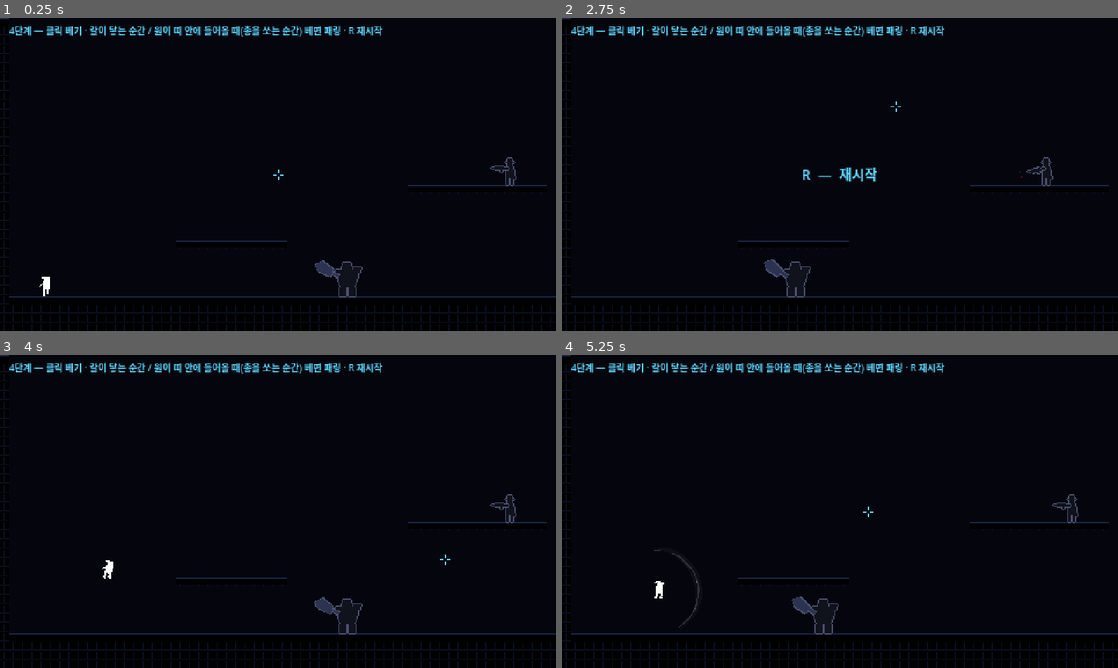
Above: before the commit, frames 1-4 (two rows, left to right).
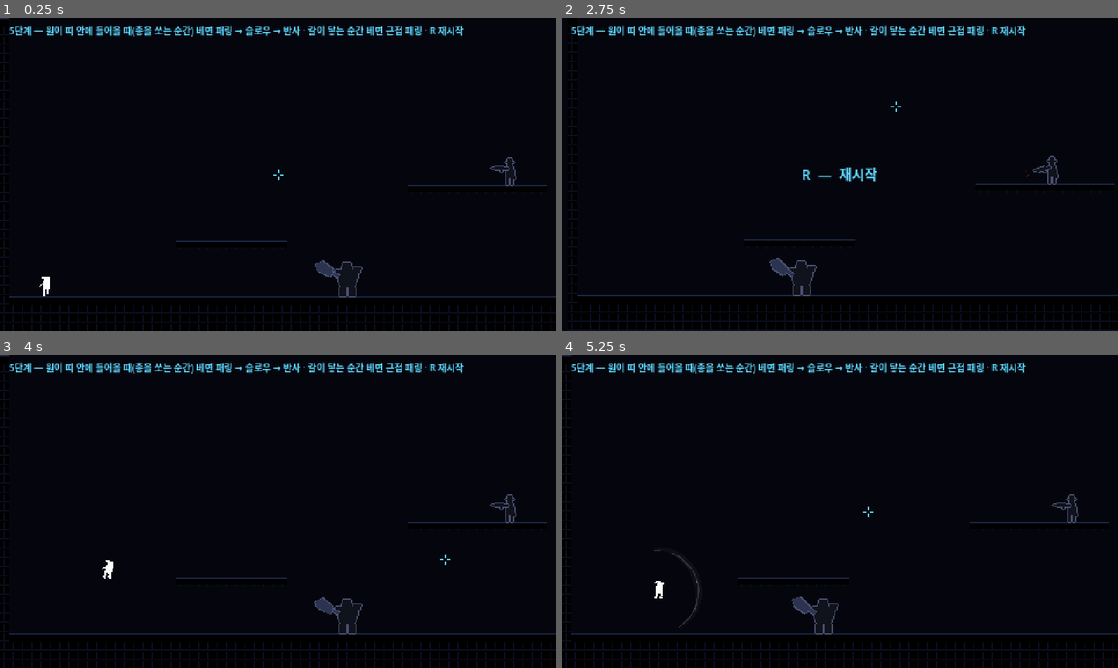
Above: after the commit, the same moments.

Repository: sinsiu60/vampire
Game: Godot game, scene res://scenes/Main.tscn
Two runs of this game, one before a commit and one after it. Both use one fixed random seed, a clock stepped at 60 frames per second and the inputs below.
Inputs (mouse positions are in pixels of both pictures, inside the frame that each line leads up to):
- Up to frame 1 (0.25 s): no input
- Up to frame 2 (2.75 s): tap Enter at 0.5 s; move the mouse to (962, 158) at 0.52 s; hold Space (jump) 0.53-1.28 s; hold D (move_right) 0.53-2.03 s; click (962, 158) at 0.6 s; move the mouse to (728, 190) at 1.27 s; tap Space (jump) at 1.35, 1.52, 1.82 s; click (728, 190) at 1.55 s; move the mouse to (895, 105) at 2.02 s; hold A (move_left) from 2.03 s (still down); hold Space (jump) from 2.03 s (still down); click (895, 105) at 2.1 s
- Up to frame 3 (4 s): move the mouse to (250, 574) at 2.77 s; release A (move_left) at 2.78 s; release Space (jump) at 2.78 s; hold D (move_right) from 2.78 s (still down); click (250, 574) at 2.85 s; tap Space (jump) at 3.02, 3.32 s; tap R (restart) at 3.5 s; move the mouse to (444, 558) at 3.52 s; hold Space (jump) from 3.53 s (still down)
- Up to frame 4 (5.25 s): move the mouse to (673, 464) at 4.27 s; release D (move_right) at 4.28 s; release Space (jump) at 4.28 s; hold A (move_left) 4.28-5.03 s; click (673, 464) at 4.35 s; tap Space (jump) at 4.52, 4.82 s; move the mouse to (867, 511) at 5.02 s; hold D (move_right) from 5.03 s (still down); hold Space (jump) from 5.03 s (still down); click (867, 511) at 5.1 s

The runs differ from the first frame. In frame 1, 1.5% of the frame differs, in the area x 1-84%, y 2-6%; in frame 2, 6.5%, in the area x 0-100%, y 0-100%; in frame 3, 1.5%; in frame 4, 1.5%.

Commit message:
BLANK 5단계: 패링 슬로우 시퀀스 + 화면 효과 셰이더
- ParrySeq: 0.15초 감속(1.0→0.1) → 0.45초 유지 → time_return.wav 길이(0.935초) 동안 ease-in 복귀,
  time_return 이 끝나는 틱(92틱)에 반사탄 명중. slowmo_in / slowmo_loop / time_return 타이밍과 페이드,
  게임 시간에 맞춰 뻗어가는 반사 궤적, 시퀀스 중 입력 잠금·무적, 총잡이 발사 보류, 사망 시 취소
- Engine.time_scale 이 다음 틱부터 적용되는 점을 맞춰 틱 k 에 scale_at(k+1) 설정 (월드 시간 프로토타입과 일치)
- ScreenFX 셰이더 (CanvasLayer, 월드 위 · HUD 아래): 채도 40% 감소 · 비네트 60% · 흰 섬광 1프레임
- 패링 공통 연출: 히트스톱 6틱 · 섬광 · 충격파 링 2겹 · 방향성 흔들림 10px · 불꽃 (근접 패링도 같음)
- 시간 복귀 동안 카메라 줌 1.06, 명중 후 16틱 동안 복구. 사망 흔들림 5px

Co-Authored-By: Claude Opus 5.5 <noreply@anthropic.com>
Claude-Session: https://claude.ai/code/session_01Hw7CUmAL3io1FzSxzDnmmR

Diff:
--- a/blank/scenes/Main.tscn
+++ b/blank/scenes/Main.tscn
@@ -6,6 +6,8 @@
 [ext_resource type="Script" path="res://scripts/Crosshair.gd" id="4_cross"]
 [ext_resource type="PackedScene" path="res://scenes/Effects.tscn" id="5_fx"]
 [ext_resource type="Script" path="res://scripts/OffscreenIndicators.gd" id="6_off"]
+[ext_resource type="Script" path="res://scripts/ParrySeq.gd" id="7_seq"]
+[ext_resource type="Script" path="res://scripts/ScreenFX.gd" id="8_sfx"]
 
 [node name="Main" type="Node2D"]
 script = ExtResource("1_main")
@@ -16,7 +18,24 @@
 
 [node name="Effects" parent="." instance=ExtResource("5_fx")]
 
+[node name="ParrySeq" type="Node2D" parent="."]
+z_index = 11
+script = ExtResource("7_seq")
+
+[node name="ScreenFX" type="CanvasLayer" parent="."]
+
+[node name="Rect" type="ColorRect" parent="ScreenFX"]
+visible = false
+anchors_preset = 15
+anchor_right = 1.0
+anchor_bottom = 1.0
+grow_horizontal = 2
+grow_vertical = 2
+mouse_filter = 2
+script = ExtResource("8_sfx")
+
 [node name="HUD" type="CanvasLayer" parent="."]
+layer = 2
 
 [node name="Offscreen" type="Control" parent="HUD"]
 layout_mode = 3
@@ -35,7 +54,7 @@
 offset_bottom = 20.0
 theme_override_colors/font_color = Color(0.372549, 0.847059, 1, 1)
 theme_override_font_sizes/font_size = 8
-text = "4단계 — 클릭 베기 · 칼이 닿는 순간 / 원이 띠 안에 들어올 때(총을 쏘는 순간) 베면 패링 · R 재시작"
+text = "5단계 — 원이 띠 안에 들어올 때(총을 쏘는 순간) 베면 패링 → 슬로우 → 반사 · 칼이 닿는 순간 베면 근접 패링 · R 재시작"
 
 [node name="Crosshair" type="Control" parent="HUD"]
 layout_mode = 3
--- a/blank/scripts/Effects.gd
+++ b/blank/scripts/Effects.gd
@@ -4,11 +4,13 @@
 ## - 탄 궤적·총구 섬광: 실제 시간 프레임 수만큼 (히트스톱 중에도 보임)
 ## - 불꽃 파티클: 월드 시간 (히트스톱이면 멈춤)
 ## - 발사 타이밍 원 (Approach Circle): 조준 중인 총잡이마다 총구에 그림 + 발사 번쩍 / 패링 성공 퍼짐
-## (빛줄기·피·조각·충격파 링 등 킬 연출은 6단계에서 여기에 추가)
+## - 충격파 링: 월드 시간 (패링 칼 끝)
+## (빛줄기·피·조각 등 킬 연출은 6단계에서 여기에 추가)
 
 var _tracers: Array = []         # { a, b, width, color, frames, f, muzzle }
 var _sparks: Array = []          # { pos, vel, life, max, color }
 var _approach_fx: Array = []     # { kind: "flash" | "success", pos, f }
+var _rings: Array = []           # { pos, radius, time, t, width, color }
 
 
 func _ready() -> void:
@@ -27,6 +29,11 @@
 		var v := speed * randf_range(0.35, 1.0)
 		var l := life * randf_range(0.6, 1.0)
 		_sparks.append({ "pos": pos, "vel": Vector2.from_angle(a) * v, "life": l, "max": l, "color": color })
+
+
+## 처음에 확 퍼지고 감속하는 원 (3 → radius)
+func ring(pos: Vector2, radius: float, time: float, width: float, color: Color) -> void:
+	_rings.append({ "pos": pos, "radius": radius, "time": time, "t": 0.0, "width": width, "color": color })
 
 
 func approach_flash(pos: Vector2) -> void:
@@ -54,6 +61,9 @@
 			s.vel *= 0.96
 			s.pos += s.vel * delta
 		_sparks = _sparks.filter(func(s): return s.life > 0.0)
+		for r in _rings:
+			r.t += delta
+		_rings = _rings.filter(func(r): return r.t < r.time)
 	queue_redraw()
 
 
@@ -117,6 +127,16 @@
 		var c: Color = s.color
 		c.a = minf(1.0, s.life / s.max * 1.5)
 		draw_rect(Rect2(s.pos.round(), Vector2.ONE), c)
+	# 충격파 링
+	for r in _rings:
+		var u: float = r.t / r.time
+		var e := 1.0 - pow(1.0 - u, 3.0)
+		var rad: float = 3.0 + (r.radius - 3.0) * e
+		var w: float = maxf(1.0, r.width * (1.0 - u))
+		var c: Color = r.color
+		c.a = 1.0 - u * u
+		draw_arc(r.pos, rad, 0.0, TAU, 48, Color(c, c.a * 0.3), w + 3.0)   # 빛 번짐
+		draw_arc(r.pos, rad, 0.0, TAU, 48, c, w)
 	# 발사 타이밍 원: 화면 안의 조준 중인 총잡이 (다음 발사만 100%, 나머지 50%)
 	var next := next_shooter(get_tree())
 	for g in get_tree().get_nodes_in_group("gunners"):
--- a/blank/scripts/Main.gd
+++ b/blank/scripts/Main.gd
@@ -2,17 +2,23 @@
 ## 메인: 방·플레이어 배치, 카메라, 전투 판정, 사격(히트스캔)·타이밍 패링, 사망·클리어·즉시 재시작.
 ## 이 노드는 플레이어·적보다 늦게 물리 틱을 받는다 (process_physics_priority) → 모두 움직인 뒤 판정.
 ## 총잡이는 group "game" 으로 이 노드를 찾아 raycast_wall / should_hold_aim / fire_shot 을 부른다.
+## 화면 흔들림·줌·섬광은 실제 시간 (히트스톱·슬로우 중에도 재생).
 
 @onready var room: Room = $Room
 @onready var player: Player = $Player
 @onready var camera: Camera2D = $Player/Camera
 @onready var effects: Effects = $Effects
+@onready var seq: ParrySeq = $ParrySeq
+@onready var screen_fx: ScreenFX = $ScreenFX/Rect
 @onready var state_label: Label = $HUD/State
 @onready var fade: ColorRect = $HUD/Fade
 
 var game_state := "play"          # play | dead | clear
 var pending_shots: Array = []     # 플레이어에 닿아 패링 입력을 기다리는 탄 { shooter, muzzle, fire_t, angle, parryable, done }
-var seq_active := false           # 패링 슬로우 시퀀스 중 (5단계) — 그동안 총잡이는 발사를 미룸
+var seq_active: bool:             # 패링 슬로우 시퀀스 중 — 그동안 총잡이는 발사를 미루고, 플레이어는 입력 잠금
+	get: return seq.active
+var zoom := 1.0                   # 시간 복귀 동안 살짝 줌인 → 명중 후 ZOOM_OUT_FRAMES 동안 원상복구
+var _shake := { "amp": 0.0, "time": 0.0, "t": 0.0, "angle": 0.0 }   # 방향성 흔들림 (패링·사망)
 
 
 func _ready() -> void:
@@ -21,6 +27,8 @@
 	TimeManager.reset()
 	player.global_position = room.spawn_position()
 	player.died.connect(_on_player_died)
+	seq.finished.connect(_on_seq_finished)
+	screen_fx.seq = seq
 	var size := room.size_px()
 	camera.limit_left = 0
 	camera.limit_top = 0
@@ -52,6 +60,8 @@
 
 
 func _physics_process(_delta: float) -> void:
+	_update_shake(1.0 / Config.fps)
+	_update_zoom()
 	if TimeManager.frozen:
 		return
 	_resolve_shots()
@@ -60,6 +70,42 @@
 		game_state = "clear"
 		Audio.clear()
 		state_label.text = "CLEAR\n방의 적을 모두 처치했다 · R 다시 하기"
+
+
+# ================================================================ 흔들림 · 줌 (실제 시간)
+## 방향성 흔들림 엔벨로프: 공격 방향으로 확 밀렸다가 (1-k)² 로 되돌아옴. 끝에 반대쪽으로 살짝 넘어감
+func _shake_envelope(k: float) -> float:
+	return pow(1.0 - k, 2.0) * cos(k * PI * Config.juice.SHAKE_OVERSHOOT)
+
+
+## 방향성 흔들림 (이미 더 센 흔들림이 진행 중이면 그대로)
+func add_shake(amp: float, time: float, angle: float) -> void:
+	var sh := _shake
+	if sh.t > 0.0 and sh.amp * _shake_envelope(1.0 - sh.t / sh.time) > amp:
+		return
+	sh.amp = amp
+	sh.time = time
+	sh.t = time
+	sh.angle = angle
+	camera.offset = Vector2.from_angle(angle) * amp * float(Config.settings.shake)   # 첫 프레임에 바로 밀림
+
+
+func _update_shake(dt: float) -> void:
+	var sh := _shake
+	var o := Vector2.ZERO
+	if sh.t > 0.0:
+		sh.t = maxf(0.0, sh.t - dt)
+		o = Vector2.from_angle(sh.angle) * sh.amp * _shake_envelope(1.0 - sh.t / sh.time)
+	camera.offset = o * float(Config.settings.shake)
+
+
+func _update_zoom() -> void:
+	var P: Dictionary = Config.parry_seq
+	if seq.active:
+		zoom = 1.0 + P.ZOOM * pow(seq.return_u(), 2.0)
+	else:
+		zoom = move_toward(zoom, 1.0, P.ZOOM / P.ZOOM_OUT_FRAMES)
+	camera.zoom = Vector2(zoom, zoom)
 
 
 # ================================================================ 레이캐스트
@@ -217,19 +263,43 @@
 	return best
 
 
-## 사격 패링 성공. (4단계: 바로 반사 — 5단계에서 슬로우 시퀀스 + time_return 길이에 맞춘 명중으로 바뀜)
+## 패링 성공 공통 연출 (pos = 칼에 맞부딪힌 지점, angle = 불꽃·흔들림 방향)
+##  히트스톱 6틱 · 흰 섬광 · 칼 끝 노란 충격파 링 2겹 · 방향성 흔들림 · 노란/주황 불꽃 · parry_chang
+func parry_fx(pos: Vector2, angle: float) -> void:
+	var F: Dictionary = Config.fx
+	var C: Dictionary = Config.colors
+	var J: Dictionary = Config.juice
+	TimeManager.hitstop(J.HITSTOP_PARRY_FRAMES)
+	screen_fx.flash()
+	effects.ring(pos, F.ring_radius, F.ring_time, F.ring_width, C.parry)
+	effects.ring(pos, F.ring_radius * 0.55, F.ring_time * 0.7, F.ring_width - 1.0, C.parry_hot)
+	add_shake(J.SHAKE_PARRY, J.SHAKE_TIME, angle)
+	effects.burst(pos, 14, C.parry, 260.0, angle, 1.3, 0.28)
+	effects.burst(pos, 6, C.parry_hot, 120.0, 0.0, PI, 0.35)
+	Audio.parry()
+
+
+## 사격 패링 성공: 반사 대상을 정하고 슬로우 시퀀스 시작. 명중은 time_return 이 끝나는 틱 (_on_seq_finished)
 func _parry_shot(s: Dictionary) -> void:
 	var p := player
 	var aim := (get_global_mouse_position() - p.center()).angle()
+	# 쏜 적 우선 → 가려져 있으면 조준 스냅 → 없으면 마우스 방향
 	var target := pick_reflect_target(p.center(), aim, s.shooter)
+	var ray_end := raycast_wall(p.center(), aim, Config.shot.RANGE)
 	# 노란 불꽃은 탄이 날아온 쪽 칼날 위에서
 	var back: float = s.angle + PI
 	var spark: Vector2 = p.center() + Vector2.from_angle(back) * float(Config.slash.radius) * 0.6
-	effects.burst(spark, 14, Config.colors.parry, 260.0, back, 1.3, 0.28)
+	parry_fx(spark, back)
 	effects.approach_success(s.muzzle)    # 원이 노랗게 바뀌며 바깥으로 퍼짐
-	Audio.parry()
-	TimeManager.hitstop(Config.juice.HITSTOP_PARRY_FRAMES)
-	_reflect_hit(target, aim)
+	seq.start(target, aim, p.center().distance_to(ray_end), Config.juice.HITSTOP_PARRY_FRAMES)
+	p.input_locked = Config.parry_seq.LOCK_INPUT_DURING_SLOWMO
+
+
+## 시퀀스 끝 틱 (월드 갱신 전): 입력 잠금 풀고 반사탄 명중
+func _on_seq_finished(target: Enemy, dir: float) -> void:
+	player.input_locked = false
+	if not player.dead:
+		_reflect_hit(target, dir)
 
 
 ## 반사탄(히트스캔): 대상이 있으면 그 적에 반드시 명중, 없으면 마우스 방향으로
@@ -273,7 +343,9 @@
 			if p.slash_hits_rect(e.body_rect()):
 				p.slash_used = true
 				_kill_enemy(e, p.slash_angle)
-	# 3) 근접 공격 명중 → 플레이어 즉사
+	# 3) 근접 공격 명중 → 플레이어 즉사 (패링 시퀀스로 입력이 잠긴 동안은 맞지 않음)
+	if p.input_locked:
+		return
 	for e in enemies():
 		var box: Rect2 = e.attack_box()
 		if box.has_area() and box.intersects(p.body_rect()):
@@ -283,8 +355,7 @@
 
 func _parry_melee(e: Enemy) -> void:
 	player.slash_used = true
-	Audio.parry()
-	TimeManager.hitstop(Config.juice.HITSTOP_PARRY_FRAMES)
+	parry_fx(player.tip(), player.slash_angle)
 	_kill_enemy(e, player.slash_angle)
 
 
@@ -298,6 +369,9 @@
 
 func _kill_player(angle: float) -> void:
 	pending_shots.clear()
+	seq.cancel()
+	player.input_locked = false
+	add_shake(Config.fx.death_shake, 0.2, angle)
 	player.die(angle)
 
 
--- /dev/null
+++ b/blank/scripts/ParrySeq.gd
@@ -0,0 +1,162 @@
+extends Node2D
+class_name ParrySeq
+## 사격 패링 성공 시퀀스 (Config.parry_seq). 실제 시간 = 물리 틱(60) 기준.
+##  k = 0 (패링한 틱)   parry_chang + 히트스톱 6틱 + 흰 섬광 + 노란 불꽃 / slowmo_in,
+##                       시간 속도 1.0 → 0.1 (SLOWMO_IN 동안), 채도 감소 + 비네트
+##  k = inTick          slowmo_loop 반복 시작, 노란 반사 궤적이 대상 쪽으로 게임 시간에 맞춰 뻗어감
+##  k = returnTick      time_return 재생, slowmo 소리 LOOP_FADE 동안 줄이며 정지,
+##                       시간 속도 0.1 → 1.0 (ease-in), 채도·비네트 복구, 화면 살짝 줌인
+##  k = killTick        (= returnTick + time_return.wav 실제 길이) 반사탄 명중 → Main._reflect_hit
+##
+## Engine.time_scale 은 '다음 틱'부터 적용되므로 틱 k 에서 scale_at(k + 1) 을 미리 넣어 둔다
+## → 틱 k 의 월드 delta = scale_at(k) × 1/60 (프로토타입과 같음).
+## 이 노드는 TimeManager 바로 다음, 플레이어·적보다 먼저 틱을 받는다 (명중이 그 틱의 월드 갱신 전에 일어나게).
+
+signal finished(target: Enemy, dir: float)   ## killTick: 반사탄 명중 시점
+
+var active := false
+var k := 0                       ## 패링한 틱부터 센 실제 틱 수
+var target: Enemy = null         ## 반사 대상 (없으면 dir 방향으로 dist 까지)
+var dir := 0.0
+var dist := 0.0
+var in_tick := 0
+var return_tick := 0
+var kill_tick := 0
+var return_dur := 0.0
+
+var _future := PackedFloat64Array()   # _future[j] = j 틱 이후 killTick 까지 월드가 쓸 게임 시간 합
+var _grow_total := 1e-6
+var _h_in: AudioStreamPlayer = null
+var _h_loop: AudioStreamPlayer = null
+
+
+func _ready() -> void:
+	process_mode = Node.PROCESS_MODE_ALWAYS
+	process_physics_priority = -900
+	z_index = 11
+
+
+## 패링한 틱(k = 0)에 호출. hitstop_frames = 같은 틱에 건 히트스톱 (그동안 월드 시간 0)
+func start(t: Enemy, d: float, ds: float, hitstop_frames: int) -> void:
+	var P: Dictionary = Config.parry_seq
+	var fps: int = Config.fps
+	cancel()
+	var len := Audio.length("time_return")
+	return_dur = len if len > 0.0 else float(P.RETURN_FALLBACK)
+	in_tick = roundi(P.SLOWMO_IN * fps)
+	return_tick = roundi((P.SLOWMO_IN + P.SLOWMO_HOLD) * fps)
+	kill_tick = return_tick + roundi(return_dur * fps)
+	k = 0
+	active = true
+	target = t
+	dir = d
+	dist = ds
+	# 반사 궤적이 게임 시간에 맞춰 뻗어가도록 (느릴 땐 천천히, 시간이 돌아오면 빠르게)
+	_future = PackedFloat64Array()
+	_future.resize(kill_tick + 1)
+	_future[kill_tick] = 0.0
+	for j in range(kill_tick, 0, -1):
+		_future[j - 1] = _future[j] + (scale_at(j) / fps if j > hitstop_frames else 0.0)
+	_grow_total = maxf(_future[in_tick - 1], 1e-6)
+	var S: Dictionary = Config.audio
+	_h_in = Audio.play("slowmo_in", S.SFX_SLOWMO_IN)
+	_h_loop = null
+	TimeManager.set_slow(scale_at(1))
+
+
+## 틱 k 의 시간 속도
+func scale_at(i: int) -> float:
+	var lo: float = Config.parry_seq.SLOWMO_SCALE
+	if i < in_tick:
+		var u := float(i) / in_tick
+		return 1.0 - (1.0 - lo) * (1.0 - (1.0 - u) * (1.0 - u))     # 1.0 → 0.1 (빠르게 감속)
+	if i < return_tick:
+		return lo                                                   # 유지
+	if i < kill_tick:
+		var u := float(i - return_tick) / (kill_tick - return_tick)
+		return lo + (1.0 - lo) * u * u                              # 0.1 → 1.0 (ease-in)
+	return 1.0
+
+
+## 복귀 구간 진행도 0~1 (복귀 전 0)
+func return_u() -> float:
+	if not active or k < return_tick:
+		return 0.0
+	return clampf(float(k - return_tick) / (kill_tick - return_tick), 0.0, 1.0)
+
+
+## 채도 감소·비네트 세기 0~1: 진입 동안 올라가고, 복귀 동안 원상복구
+func fx_amount() -> float:
+	if not active:
+		return 0.0
+	if k < in_tick:
+		return float(k) / in_tick
+	if k < return_tick:
+		return 1.0
+	return 1.0 - return_u()
+
+
+## 반사 궤적이 뻗어간 정도 0~1 (SLOWMO_IN 부터)
+func growth() -> float:
+	if not active or k < in_tick:
+		return 0.0
+	return clampf(1.0 - _future[mini(k, kill_tick)] / _grow_total, 0.0, 1.0)
+
+
+func _physics_process(_delta: float) -> void:
+	if not active:
+		return
+	var P: Dictionary = Config.parry_seq
+	var S: Dictionary = Config.audio
+	k += 1
+	if k == in_tick:
+		_h_loop = Audio.play("slowmo_loop", S.SFX_SLOWMO_LOOP)
+	if k == return_tick:
+		Audio.play("time_return", S.SFX_TIME_RETURN)
+		Audio.fade_out(_h_in, P.LOOP_FADE)
+		Audio.fade_out(_h_loop, P.LOOP_FADE)
+		_h_in = null
+		_h_loop = null
+	queue_redraw()
+	if k >= kill_tick:
+		# time_return 재생이 끝나는 바로 그 틱: 반사탄 명중
+		active = false
+		TimeManager.set_slow(1.0)
+		var t := target
+		target = null
+		finished.emit(t if is_instance_valid(t) else null, dir)
+		return
+	TimeManager.set_slow(scale_at(k + 1))
+
+
+## 재시작/사망/새 시퀀스: 소리 정리하고 정상 속도로
+func cancel() -> void:
+	Audio.fade_out(_h_in, 0.08)
+	Audio.fade_out(_h_loop, 0.08)
+	_h_in = null
+	_h_loop = null
+	target = null
+	if active:
+		TimeManager.set_slow(1.0)
+	active = false
+	queue_redraw()
+
+
+## 슬로우 중: 플레이어에서 반사 대상 쪽으로 노란 반사 궤적이 뻗어감
+func _draw() -> void:
+	var u := growth()
+	var p: Player = get_tree().get_first_node_in_group("player")
+	if u <= 0.0 or p == null or p.dead:
+		return
+	var o := p.center()
+	var ang := dir
+	var len := dist
+	if is_instance_valid(target) and not target.dead:
+		ang = (target.center() - o).angle()
+		len = o.distance_to(target.center())
+	var h := o + Vector2.from_angle(ang) * len * u
+	var col: Color = Config.colors.parry
+	var w: float = Config.parry_seq.REFLECT_LINE_WIDTH
+	draw_line(o, h, Color(col, 0.25), w + 2.0)        # 은은한 빛
+	draw_line(o, h, Color(col, 0.85), w)
+	draw_rect(Rect2(h.round() - Vector2.ONE, Vector2(2, 2)), col)
--- a/blank/scripts/Player.gd
+++ b/blank/scripts/Player.gd
@@ -9,6 +9,7 @@
 
 var facing := 1                  # 1 = 오른쪽, -1 = 왼쪽
 var dead := false
+var input_locked := false        ## 패링 시퀀스 중 입력 잠금 (Main 이 켜고 끔). 그동안 근접 공격에 맞지도 않음
 
 # ---- 베기
 var slash_t := -1.0              ## 베기 시작 후 경과 시간 (-1 = 베는 중 아님)
@@ -52,6 +53,11 @@
 	return global_position + _center_local()
 
 
+## 칼 끝 (베는 방향 radius × 0.8) — 근접 패링 불꽃·링 위치
+func tip() -> Vector2:
+	return center() + Vector2.from_angle(slash_angle) * float(Config.slash.radius) * 0.8
+
+
 func _center_local() -> Vector2:
 	return Vector2(0, -Config.player.h / 2.0)
 
@@ -109,10 +115,11 @@
 	var c: Dictionary = Config.player
 	var S: Dictionary = Config.slash
 	# 히트스톱 중: 아무것도 하지 않고 입력만 모아 둠 (프로토타입처럼 멈춘 동안 누른 클릭도 살림)
+	var ctl := not input_locked
 	if TimeManager.frozen:
-		if Input.is_action_just_pressed("slash"):
+		if ctl and Input.is_action_just_pressed("slash"):
 			_queued_slash = true
-		if Input.is_action_just_pressed("jump"):
+		if ctl and Input.is_action_just_pressed("jump"):
 			_jump_buf = c.jump_buffer
 		return
 	var was_on_floor := is_on_floor()
@@ -129,12 +136,12 @@
 				whiffed.emit()
 		if slash_t >= S.duration:
 			slash_t = -1.0
-	if (Input.is_action_just_pressed("slash") or _queued_slash) and _slash_cd <= 0.0:
+	if ctl and (Input.is_action_just_pressed("slash") or _queued_slash) and _slash_cd <= 0.0:
 		_start_slash(get_global_mouse_position())
 	_queued_slash = false
 
 	# ---- 점프 입력 타이머 (돌진 중에도 계속 셈)
-	if Input.is_action_just_pressed("jump"):
+	if ctl and Input.is_action_just_pressed("jump"):
 		_jump_buf = c.jump_buffer
 	else:
 		_jump_buf = maxf(0.0, _jump_buf - delta)
@@ -156,7 +163,7 @@
 		return
 
 	# ---- 수평 이동: 목표 속도로 가속/감속, 방향 전환은 더 빠릿하게
-	var ax := int(Input.is_action_pressed("move_right")) - int(Input.is_action_pressed("move_left"))
+	var ax := int(Input.is_action_pressed("move_right")) - int(Input.is_action_pressed("move_left")) if ctl else 0
 	if ax != 0 and not is_slashing():
 		facing = ax
 	var accel: float
--- /dev/null
+++ b/blank/scripts/ScreenFX.gd
@@ -0,0 +1,61 @@
+extends ColorRect
+class_name ScreenFX
+## 화면 효과 셰이더를 거는 전체 화면 사각형 (CanvasLayer "ScreenFX", 월드 위 · HUD 아래).
+## - 채도 감소 · 비네트: 패링 시퀀스 진행도(ParrySeq.fx_amount)를 매 프레임 반영
+## - 흰 섬광: flash() → 실제 시간 flash_time 동안 (최소 한 번은 그려짐 — 히트스톱 중에도)
+## 효과가 모두 0 이면 숨겨서 화면 복사 비용도 없앰.
+
+@export var seq: ParrySeq
+
+var _flash_left := 0.0
+var _flash_shown := false
+var _last_us := 0
+
+
+func _ready() -> void:
+	process_mode = Node.PROCESS_MODE_ALWAYS
+	mouse_filter = Control.MOUSE_FILTER_IGNORE
+	set_anchors_preset(Control.PRESET_FULL_RECT)
+	material = ShaderMaterial.new()
+	material.shader = preload("res://shaders/screen_fx.gdshader")
+	material.set_shader_parameter("view", Vector2(Config.view.w, Config.view.h))
+	_last_us = Time.get_ticks_usec()
+	_update()
+
+
+func flash() -> void:
+	_flash_left = Config.fx.flash_time
+	_flash_shown = false
+	_update()
+
+
+## 지금 그려질 효과 값 (테스트·디버그용)
+func values() -> Dictionary:
+	var m := material as ShaderMaterial
+	return { "visible": visible, "desat": m.get_shader_parameter("desat"),
+		"vignette": m.get_shader_parameter("vignette"), "flash": m.get_shader_parameter("flash") }
+
+
+func _process(_delta: float) -> void:
+	# Engine.time_scale 이 _process delta 에도 걸리므로 실제 경과 시간은 직접 잰다
+	var now := Time.get_ticks_usec()
+	var real_dt := (now - _last_us) / 1e6
+	_last_us = now
+	if _flash_left > 0.0 and _flash_shown:
+		_flash_left -= real_dt
+		if _flash_left < 0.002:      # 프레임 간격이 살짝 짧아도 두 번 그려지지 않게
+			_flash_left = 0.0
+	_update()
+	if _flash_left > 0.0:
+		_flash_shown = true
+
+
+func _update() -> void:
+	var P: Dictionary = Config.parry_seq
+	var a := seq.fx_amount() if seq != null else 0.0
+	var f: float = Config.fx.flash_alpha if _flash_left > 0.0 else 0.0
+	var m := material as ShaderMaterial
+	m.set_shader_parameter("desat", P.DESATURATE * a)
+	m.set_shader_parameter("vignette", P.VIGNETTE * a)
+	m.set_shader_parameter("flash", f)
+	visible = a > 0.001 or f > 0.0
--- a/blank/scripts/autoload/Config.gd
+++ b/blank/scripts/autoload/Config.gd
@@ -176,6 +176,12 @@
 }
 
 var debug := { "SLOW_SCALE": 0.1 }
+
+# 플레이어 설정 (7단계 옵션 메뉴에서 바꿈)
+var settings := {
+	"shake": 1.0,                     # 화면 흔들림 강도 0 ~ 1.5
+	"approach_circle": true,          # 발사 타이밍 원 표시
+}
 
 # ---------------------------------------------------------------- 연출 · UI
 var logo := { "text": "시우 공방", "fade_in": 0.6, "hold": 0.8, "fade_out": 0.6 }  # 합계 2초
--- /dev/null
+++ b/blank/shaders/screen_fx.gdshader
@@ -0,0 +1,25 @@
+shader_type canvas_item;
+// 화면 전체 후처리 (월드 위, HUD 아래): 채도 감소 → 비네트 → 흰 섬광.
+// 프로토타입 Canvas2D 와 같은 식:
+//  - 채도: 'saturation' 합성(회색, 투명도 desat) = 원래 색과 휘도(0.3/0.59/0.11) 회색을 desat 만큼 섞음
+//  - 비네트: 중심에서 H×0.35 ~ W×0.62 사이 선형으로 검정 (최대 vignette)
+//  - 섬광: 흰색을 flash 만큼 덮음
+
+uniform sampler2D screen_tex : hint_screen_texture, filter_nearest;
+uniform float desat = 0.0;
+uniform float vignette = 0.0;
+uniform float flash = 0.0;
+uniform vec2 view = vec2(480.0, 270.0);
+
+void fragment() {
+	vec3 c = texture(screen_tex, SCREEN_UV).rgb;
+	float l = dot(c, vec3(0.3, 0.59, 0.11));
+	c = mix(c, vec3(l), desat);
+	vec2 p = SCREEN_UV * view;
+	float d = distance(p, view * 0.5);
+	float r0 = view.y * 0.35;
+	float r1 = view.x * 0.62;
+	c *= 1.0 - vignette * clamp((d - r0) / (r1 - r0), 0.0, 1.0);
+	c = mix(c, vec3(1.0), flash);
+	COLOR = vec4(c, 1.0);
+}
Not shown: 1 places in blank/scenes/Main.tscn that only renumber resources
Not shown, added: blank/scripts/ParrySeq.gd.uid
Not shown, added: blank/scripts/ScreenFX.gd.uid
Not shown, added: blank/shaders/screen_fx.gdshader.uid
Not shown, changed: blank/README.md
